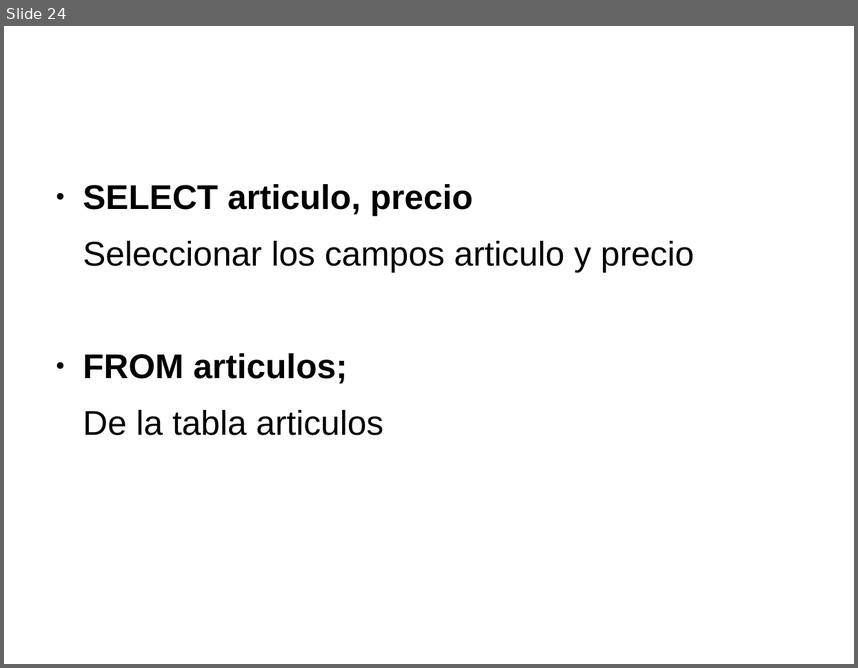
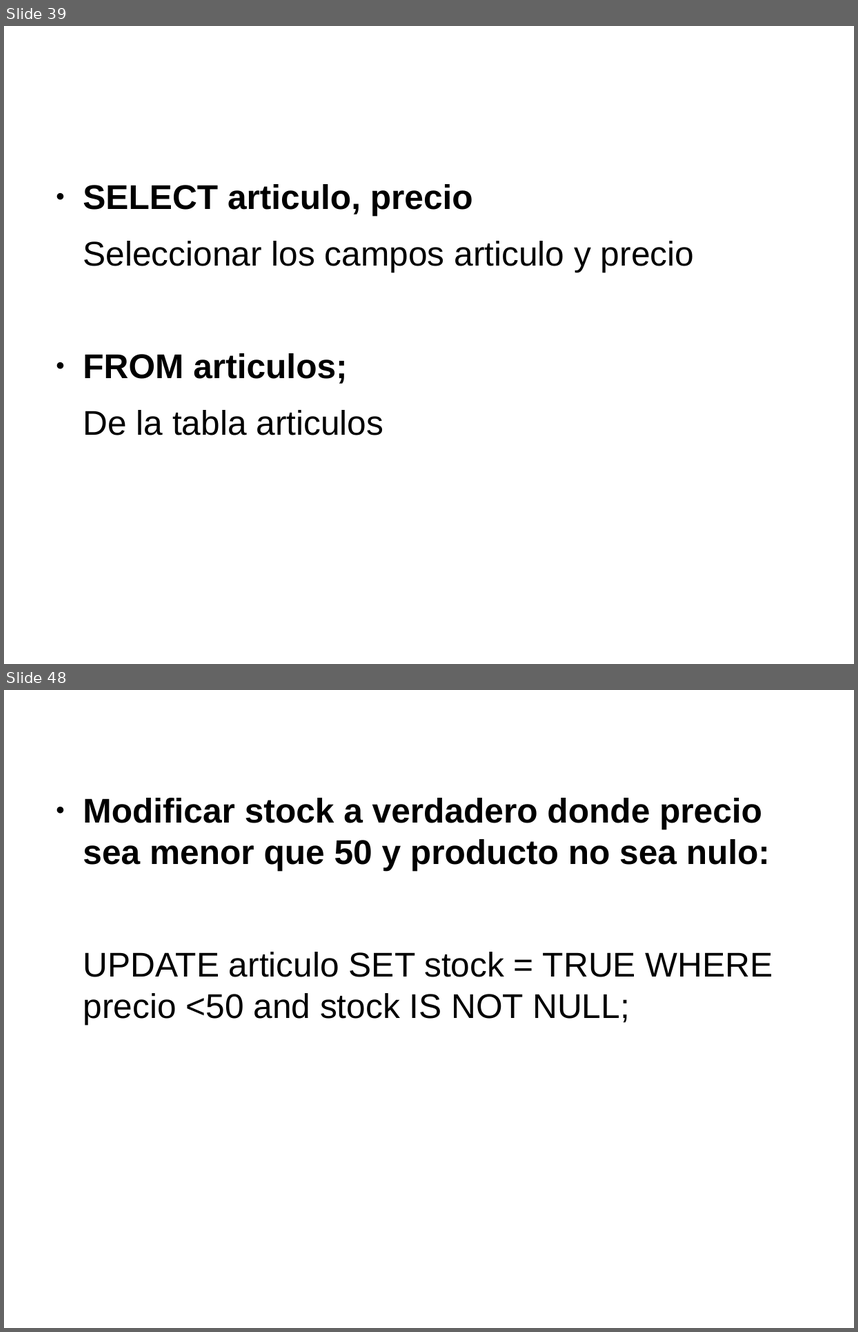
Before and after one commit to psicobyte/CursoPythonAvanzado, a slide deck: BaseDeDatosPython.odp. Shown one above the other, each under a label of ours: slide 24 before the commit, slides 39 and 48 after it; the slides between them are not shown. The pictures are 858x668 and 858x1332 pixels, drawn with LibreOffice and Linux fonts; fonts in the diff are those of the drawing. Boxes give left, top, right and bottom in pixels: in the first picture for what was removed or moved away, otherwise in the second. Text is boxed around its words. In the diff, an @@ line names an element or a change of style, - is before the commit and + after.

```diff
--- a/BaseDeDatosPython.odp
+++ b/BaseDeDatosPython.odp
@@ slide 48 added at box(4, 690, 854, 1328), background #FFFFFF @@
@@ text added at box(83, 798, 773, 1024), 32 pt, text #000000, bold @@
+● Modificar stock a verdadero donde precio sea menor que 50 y producto no sea nulo:
+UPDATE articulo SET stock = TRUE WHERE precio <50 and stock IS NOT NULL;
@@ what was slide 24 is now slide 39 @@
```
Also in this commit, not shown: 5 slides changed, 38 other slides added, 3 other files.
